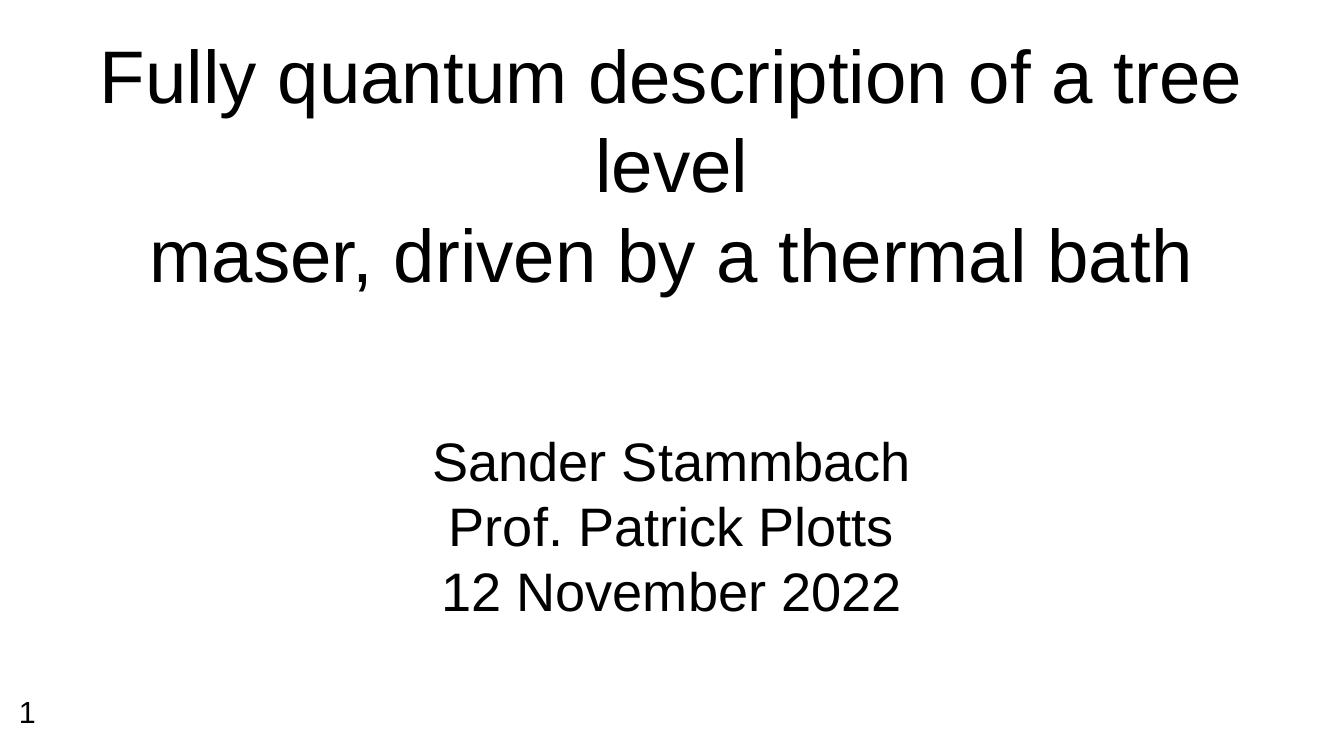
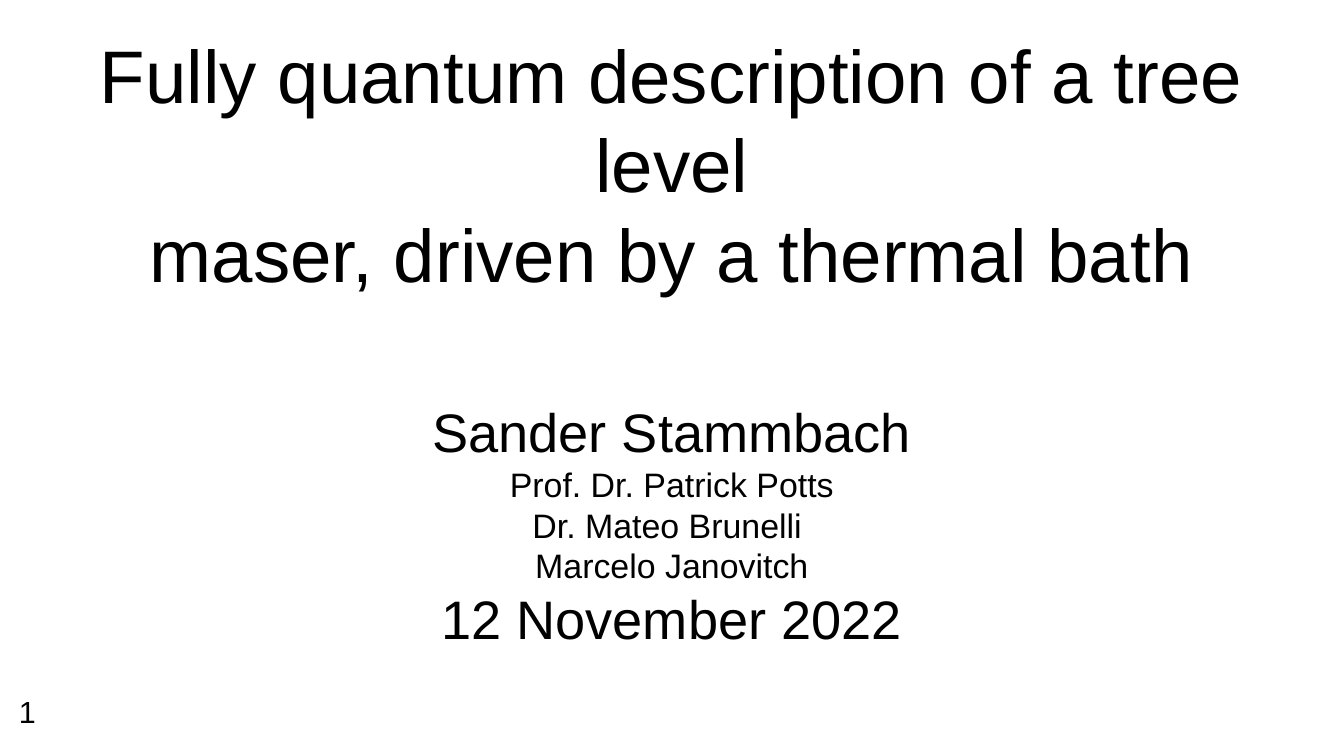
Before and after one commit to SanderStammbach/Sanders-Studium, a slide deck: slide 1 of Master-Projekt/Vortrag.odp. Drawn at 1344x756 pixels with LibreOffice and Linux fonts; fonts in the diff are those of the drawing; background and template pictures are left out. Boxes give left, top, right and bottom in pixels: in the first picture for what was removed or moved away, otherwise in the second. Text is boxed around its words. In the diff, an @@ line names an element or a change of style, - is before the commit and + after.

```diff
--- a/Master-Projekt/Vortrag.odp
+++ b/Master-Projekt/Vortrag.odp
@@ subtitle at (x1=510, y1=472, x2=833, y2=579): text changed; size 32 to 20 pt @@
-Prof. Patrick Plotts
+Prof. Dr. Patrick Potts
+Dr. Mateo Brunelli
+Marcelo Janovitch
```
Also in this commit, not shown: 6 other slides changed, 1 slide added, 1 slide removed, 15 other files.
